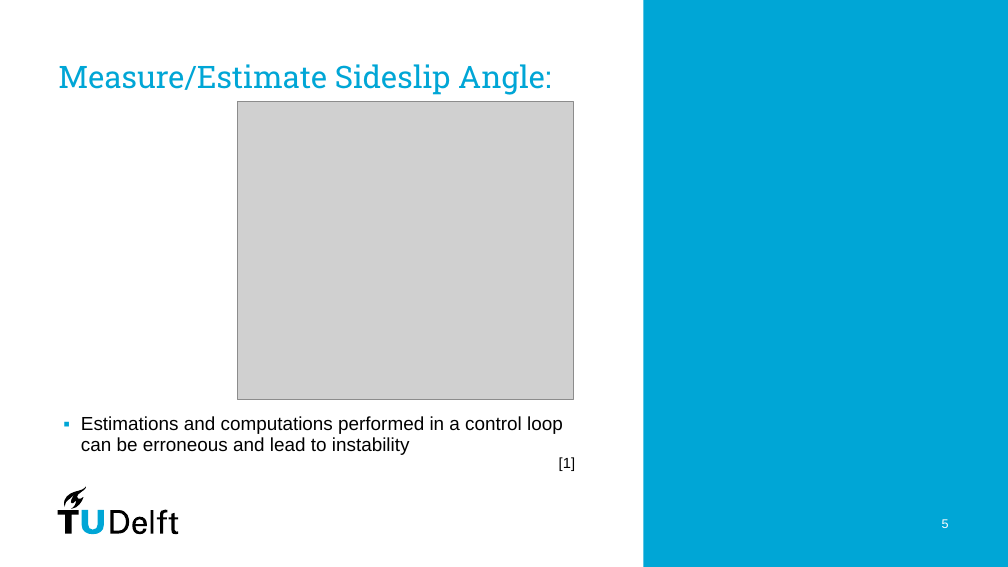
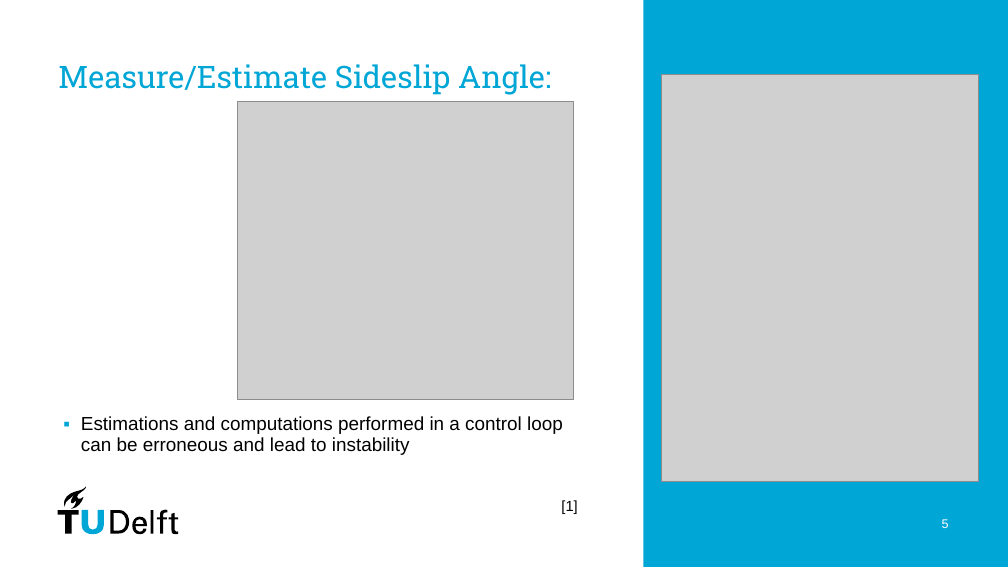
Before and after one commit to PavanPrasad-HG/Vehicle-Dynamics-Control, a slide deck: slide 5 of Group Presentation.pptx. Drawn at 1008x567 pixels with LibreOffice and Linux fonts; fonts in the diff are those of the drawing; grey boxes stand for pictures. Boxes give left, top, right and bottom in pixels: in the first picture for what was removed or moved away, otherwise in the second. Text is boxed around its words. In the diff, an @@ line names an element or a change of style, - is before the commit and + after.

```diff
--- a/Group Presentation.pptx
+++ b/Group Presentation.pptx
@@ picture added at (662,74,979,481) @@
@@ text "[1]": place and size @@
-text "[1]" at (559,457,575,471)
+text "[1]" at (561,500,577,514)
```
Also in this commit, not shown: 3 other slides changed.
